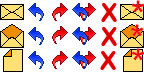
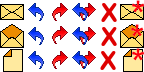
The second 144 x 72 image is a revision of the first. Changes to its layers:
painted on "36" over [left=124, top=50, right=142, bottom=71]
painted on "31" over [left=4, top=50, right=22, bottom=71]
